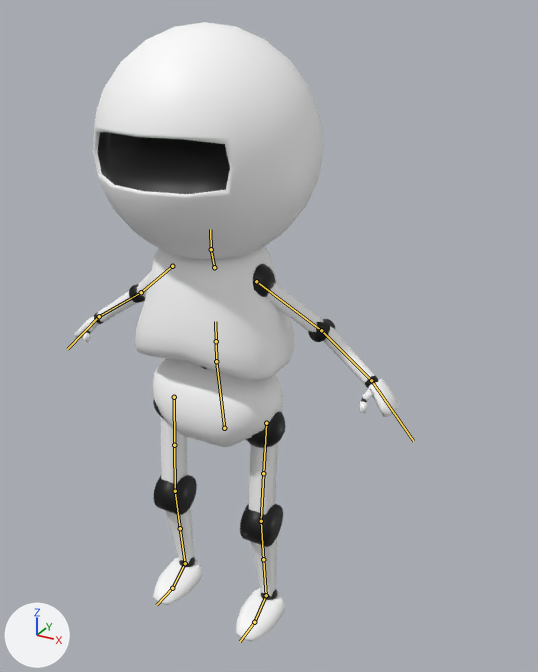
Two versions of the FBX model Assets/Stefan/Models/Player.fbx, one commit apart.
Rendered twice from a camera (50 mm lens) standing at (1.54, -2.35, 2.6) and looking at (-0.08, 0.61, 1.11). Every picture has the same lights, and +X, +Y and +Z are marked at lower left. The bones that bend it are drawn over the model as lines.

Names of what the first picture shows: 'PlayerMesh'.
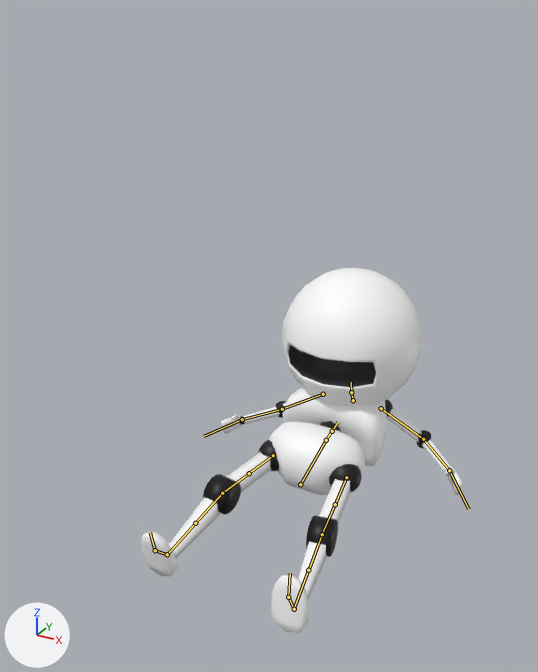
The newer file adds an action. The first version stands in its rest pose; the second is drawn at frame 9 of the action 'Death.001'.

Boxes (x1, y1, x2, y2) around the edits, measured in the pictures (538 x 672 px):
'PlayerMesh', posed (41% shorter)
    before: (75, 22, 399, 641)
    after: (141, 268, 463, 632)
bone 'DEF-spine', root to tip
    before: (224, 428) to (216, 361)
    after: (300, 484) to (326, 440)
bone 'DEF-thigh.L', root to tip
    before: (266, 423) to (263, 473)
    after: (346, 477) to (335, 504)
bone 'DEF-shin.L', root to tip
    before: (261, 521) to (263, 559)
    after: (322, 534) to (309, 569)
bone 'DEF-shin.L.001', root to tip
    before: (263, 559) to (266, 595)
    after: (308, 570) to (294, 608)
bone 'DEF-foot.L', root to tip
    before: (266, 595) to (254, 622)
    after: (294, 609) to (288, 597)
bone 'DEF-thigh.R', root to tip
    before: (174, 397) to (174, 445)
    after: (273, 455) to (248, 473)
bone 'DEF-shin.R', root to tip
    before: (175, 491) to (180, 528)
    after: (222, 493) to (195, 523)
bone 'DEF-foot.R', root to tip
    before: (185, 563) to (172, 588)
    after: (167, 554) to (155, 550)
bone 'DEF-spine.004', root to tip
    before: (214, 267) to (211, 249)
    after: (353, 400) to (351, 392)
bone 'DEF-spine.006', root to tip
    before: (211, 249) to (210, 229)
    after: (351, 392) to (351, 382)
bone 'DEF-upper_arm.L', root to tip
    before: (256, 281) to (321, 330)
    after: (381, 408) to (423, 439)
bone 'DEF-forearm.L', root to tip
    before: (321, 330) to (371, 380)
    after: (423, 439) to (449, 470)
bone 'DEF-upper_arm.R', root to tip
    before: (172, 266) to (141, 292)
    after: (323, 394) to (282, 409)
bone 'DEF-forearm.R', root to tip
    before: (141, 292) to (99, 316)
    after: (282, 409) to (242, 419)

The edits, one by one:
Bone 'DEF-spine' (bone_def_spine) moves from (0.0, 0.0, 0.0) to (0.0, -0.877, -0.661).
Bone 'DEF-spine' (bone_def_spine) turns from (0, 0, 0) to (-79, 0, 0) degrees about its own x, y and z.
Bone 'DEF-thigh.L' (bone_def_thigh_l) moves from (0.0, 0.0, 0.0) to (-0.053, 0.742, 0.989).
Bone 'DEF-thigh.L' (bone_def_thigh_l) turns from (0, 0, 0) to (-80, -11, -6) degrees about its own x, y and z.
Bone 'DEF-shin.L' (bone_def_shin_l) moves from (0.0, 0.0, 0.0) to (0.0, 0.001, 0.0).
Bone 'DEF-shin.L' (bone_def_shin_l) turns from (0, 0, 0) to (-5, 0, 0) degrees about its own x, y and z.
Bone 'DEF-shin.L.001' (bone_def_shin_l_001) moves from (0.0, 0.0, 0.0) to (0.0, 0.001, 0.0).
Bone 'DEF-shin.L.001' (bone_def_shin_l_001) turns from (0, 0, 0) to (0, -3, 0) degrees about its own x, y and z.
Bone 'DEF-foot.L' (bone_def_foot_l) moves from (0.0, 0.0, 0.0) to (0.0, 0.001, 0.001).
Bone 'DEF-foot.L' (bone_def_foot_l) turns from (0, 0, 0) to (-11, -7, 7) degrees about its own x, y and z.
Bone 'DEF-thigh.R' (bone_def_thigh_r) moves from (0.0, 0.0, 0.0) to (0.053, 0.742, 0.989).
Bone 'DEF-thigh.R' (bone_def_thigh_r) turns from (0, 0, 0) to (-86, 10, 5) degrees about its own x, y and z.
Bone 'DEF-shin.R' (bone_def_shin_r) moves from (0.0, 0.0, 0.0) to (0.0, -0.001, 0.0).
Bone 'DEF-shin.R' (bone_def_shin_r) turns from (0, 0, 0) to (6, 0, 0) degrees about its own x, y and z.
Bone 'DEF-foot.R' (bone_def_foot_r) moves from (0.0, 0.0, 0.0) to (0.0, 0.0, -0.001).
Bone 'DEF-foot.R' (bone_def_foot_r) turns from (0, 0, 0) to (2, 6, -6) degrees about its own x, y and z.
Bone 'DEF-spine.004' (bone_def_spine_004) moves from (0.0, 0.0, 0.0) to (0.0, -1.651, -1.217).
Bone 'DEF-spine.004' (bone_def_spine_004) turns from (0, 0, 0) to (13, 0, 0) degrees about its own x, y and z.
Bone 'DEF-spine.006' (bone_def_spine_006) moves from (0.0, 0.0, 0.0) to (0.0, 3.402, 0.776).
Bone 'DEF-spine.006' (bone_def_spine_006) turns from (0, 0, 0) to (-5, 0, 0) degrees about its own x, y and z.
Bone 'DEF-upper_arm.L' (bone_def_upper_arm_l) moves from (0.0, 0.0, 0.0) to (0.867, 1.192, -1.385).
Bone 'DEF-upper_arm.L' (bone_def_upper_arm_l) turns from (0, 0, 0) to (56, -62, -38) degrees about its own x, y and z.
Bone 'DEF-forearm.L' (bone_def_forearm_l) turns from (0, 0, 0) to (-9, -6, -30) degrees about its own x, y and z.
Bone 'DEF-upper_arm.R' (bone_def_upper_arm_r) moves from (0.0, 0.0, 0.0) to (-0.867, 1.192, -1.385).
Bone 'DEF-upper_arm.R' (bone_def_upper_arm_r) turns from (0, 0, 0) to (56, 59, 47) degrees about its own x, y and z.
Bone 'DEF-forearm.R' (bone_def_forearm_r) turns from (0, 0, 0) to (0, 0, 29) degrees about its own x, y and z.
